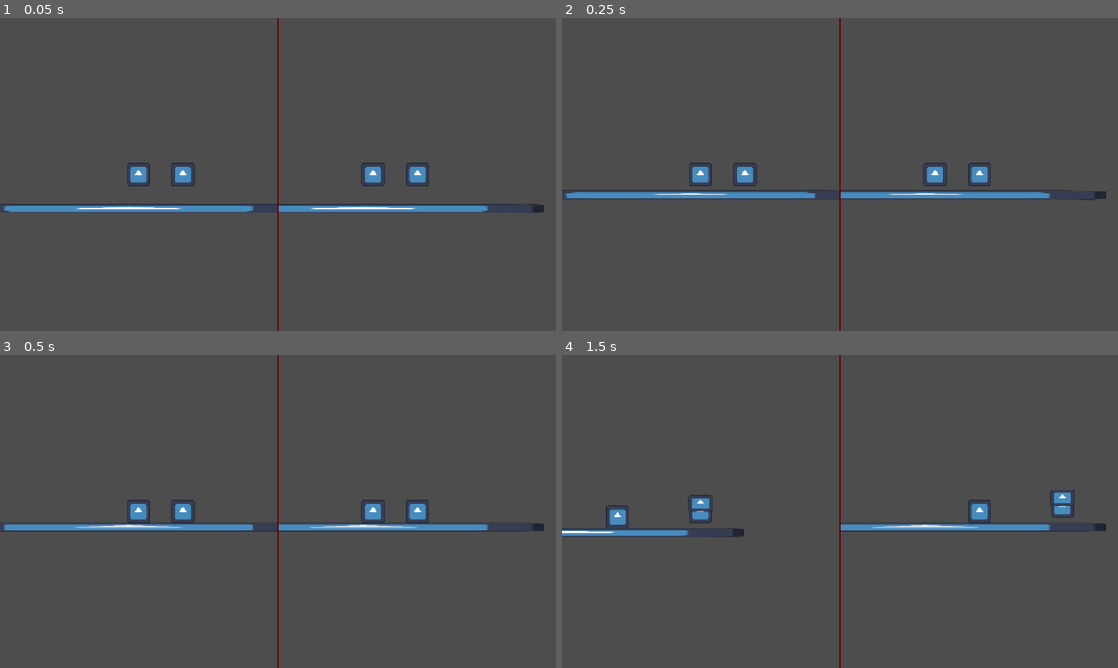
Above: before the commit, frames 1-4 (two rows, left to right).
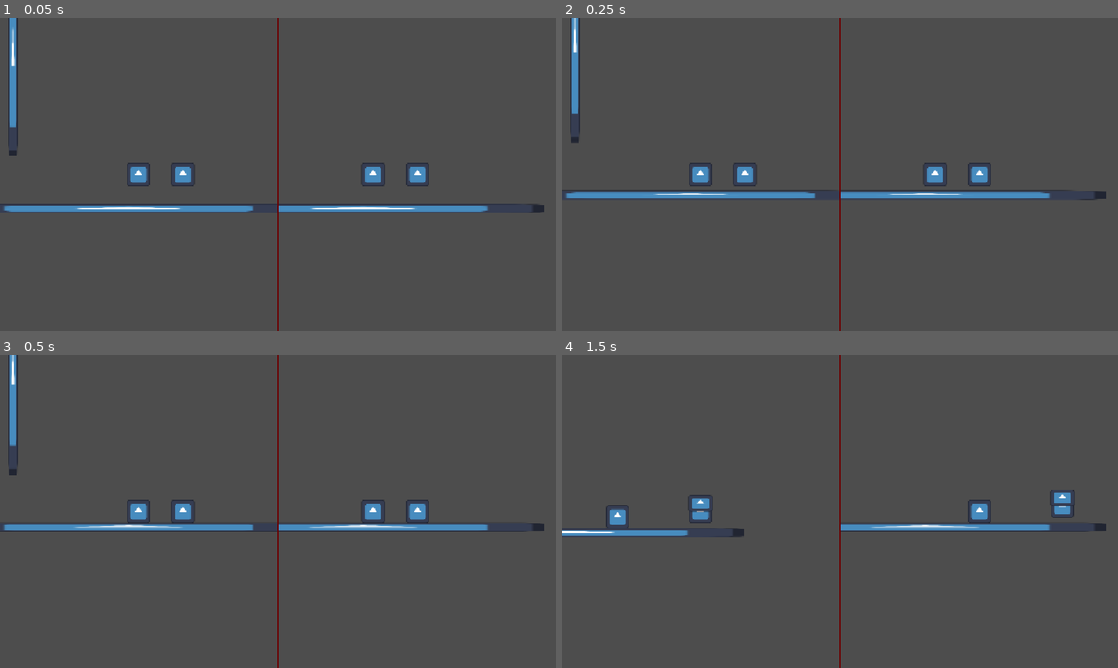
Above: after the commit, the same moments.

Repository: Abaan404/Sask-Game-Jam-Fall-2026
Game: Godot game, scene res://Scenes/HUD/split_screen.tscn
The game is run twice, just before and just after one commit, with the same random seed, the same clock (stepped at 60 frames per second) and the same inputs. The engine's default icon, where the game draws it, is replaced by a stand-in: a white triangle on a blue panel in a dark square.
Inputs:
- Up to frame 1 (0.05 s): no input
- Up to frame 2 (0.25 s): no input
- Up to frame 3 (0.5 s): no input
- Up to frame 4 (1.5 s): hold D (right) from 0.53 s (still down); tap W (up) at 0.6, 0.77, 1.07, 1.35 s

The runs differ from the first frame. In frame 1, 0.7% of the frame differs, in the area x 1-4%, y 0-44%; in frame 2, 0.6%; in frame 3, 0.6%; in frame 4, nothing differs.

Commit message:
added double jump and changed how player works

Diff:
--- /dev/null
+++ b/game-jam-fall-2026/Scenes/Abilities/wall_climb.tscn
@@ -0,0 +1,22 @@
+[gd_scene format=3 uid="uid://jcufhe47v2b3"]
+
+[ext_resource type="Script" uid="uid://cy1tcmqbl16xp" path="res://Scripts/WallClimb.gd" id="1_fyud8"]
+
+[sub_resource type="RectangleShape2D" id="RectangleShape2D_fyud8"]
+size = Vector2(50, 48)
+
+[node name="WallClimb" type="Node2D" unique_id=1718363903 node_paths=PackedStringArray("friction_area")]
+script = ExtResource("1_fyud8")
+friction_area = NodePath("Area2D")
+deccel = 0.0
+wall_bounce = 1.25
+cooldown_time_ms = 0.25
+
+[node name="Area2D" type="Area2D" parent="." unique_id=34357070]
+
+[node name="CollisionShape2D" type="CollisionShape2D" parent="Area2D" unique_id=501270802]
+shape = SubResource("RectangleShape2D_fyud8")
+debug_color = Color(0.35312748, 0.61262715, 0.264221, 0.41960785)
+
+[connection signal="body_entered" from="Area2D" to="." method="_on_area_2d_body_entered"]
+[connection signal="body_exited" from="Area2D" to="." method="_on_area_2d_body_exited"]
--- a/game-jam-fall-2026/Scenes/Levels/test_scene.tscn
+++ b/game-jam-fall-2026/Scenes/Levels/test_scene.tscn
@@ -3,9 +3,13 @@
 [ext_resource type="PackedScene" uid="uid://doop567ni7qgo" path="res://Scenes/Entities/Player.tscn" id="1_sgftv"]
 [ext_resource type="Texture2D" uid="uid://dyx0lyhhja2ga" path="res://Assets/icon.svg" id="2_2u58p"]
 [ext_resource type="PackedScene" uid="uid://cojq50ed4fihc" path="res://Scenes/Abilities/GlidingLeaf.tscn" id="2_dv2c3"]
+[ext_resource type="PackedScene" uid="uid://jcufhe47v2b3" path="res://Scenes/Abilities/wall_climb.tscn" id="3_a1spv"]
 
 [sub_resource type="RectangleShape2D" id="RectangleShape2D_vnn0b"]
 size = Vector2(744, 20)
+
+[sub_resource type="RectangleShape2D" id="RectangleShape2D_yeiif"]
+size = Vector2(20, 386)
 
 [node name="TestScene" type="Node2D" unique_id=1565828327]
 
@@ -15,9 +19,13 @@
 
 [node name="GlidingLeaf" parent="Player" unique_id=2085603314 instance=ExtResource("2_dv2c3")]
 
-[node name="Player2" parent="." unique_id=2085434168 instance=ExtResource("1_sgftv")]
+[node name="Player2" parent="." unique_id=2085434168 node_paths=PackedStringArray("abilities") instance=ExtResource("1_sgftv")]
 position = Vector2(112, -73)
 is_player_2 = true
+abilities = [NodePath("WallClimb")]
+
+[node name="WallClimb" parent="Player2" unique_id=1718363903 instance=ExtResource("3_a1spv")]
+cooldown_time_ms = 0.3
 
 [node name="StaticBody2D" type="StaticBody2D" parent="." unique_id=1178217182]
 
@@ -29,8 +37,26 @@
 scale = Vector2(5.8515625, 0.1484375)
 texture = ExtResource("2_2u58p")
 
-[node name="Sprite2D" type="Sprite2D" parent="." unique_id=1113904712]
-visible = false
-position = Vector2(-112.00003, -228)
-scale = Vector2(14.249999, 9.9375)
+[node name="StaticBody2D2" type="StaticBody2D" parent="." unique_id=353162670]
+position = Vector2(-368, 0)
+
+[node name="CollisionShape2D" type="CollisionShape2D" parent="StaticBody2D2" unique_id=1068044395]
+position = Vector2(0, -183)
+shape = SubResource("RectangleShape2D_yeiif")
+
+[node name="Sprite2D" type="Sprite2D" parent="StaticBody2D2" unique_id=2085540301]
+position = Vector2(-1.001358e-05, -183)
+scale = Vector2(0.15624984, 3.0156248)
 texture = ExtResource("2_2u58p")
+
+[node name="StaticBody2D3" type="StaticBody2D" parent="." unique_id=246716203]
+position = Vector2(-240, -120)
+
+[node name="CollisionShape2D" type="CollisionShape2D" parent="StaticBody2D3" unique_id=1958122223]
+position = Vector2(0, -183)
+shape = SubResource("RectangleShape2D_yeiif")
+
+[node name="Sprite2D" type="Sprite2D" parent="StaticBody2D3" unique_id=1554276693]
+position = Vector2(-1.001358e-05, -183)
+scale = Vector2(0.15624984, 3.0156248)
+texture = ExtResource("2_2u58p")
--- /dev/null
+++ b/game-jam-fall-2026/Scripts/WallClimb.gd
@@ -0,0 +1,71 @@
+extends Ability
+class_name Wallclimb
+
+
+@export var friction_area: Area2D
+@export var deccel: float = 0.2
+@export var wall_bounce: float = 1.5
+
+var is_sliding: bool = false
+var nearby_walls: Array[StaticBody2D]
+
+var jump_dir: int = 0
+
+
+# Called when the node enters the scene tree for the first time.
+func _ready() -> void:
+	pass # Replace with function body.
+
+
+func _physics_process(delta: float) -> void:
+	if !player.is_on_floor() and is_sliding:
+		player.gliding = true
+	else:
+		player.gliding = false
+
+	if is_sliding:
+		player.can_move = false
+		if Input.is_action_just_pressed(player.input_up):
+			trigger()
+
+	if !cooldown:
+		player.can_move = true
+
+
+func start() -> void:
+	get_nearest_wall()
+
+	var jump_vector = Vector2(jump_dir, 1).normalized()
+	jump_vector *= player.jump
+	jump_vector *= wall_bounce
+
+	await player.physics_done
+	player.velocity = jump_vector
+	player.move_and_slide()
+
+
+func get_nearest_wall():
+	var nearest_wall: StaticBody2D
+	for wall in nearby_walls:
+		if nearest_wall == null:
+			nearest_wall = wall
+
+		if player.global_position.distance_to(wall.global_position) < player.global_position.distance_to(nearest_wall.global_position):
+			nearest_wall = wall
+
+	#if nereast wall on left jump_dir = -1, if on right jump_dir = 1, else 0.
+	jump_dir = sign(player.global_position.direction_to(nearest_wall.global_position).x)
+
+
+func _on_area_2d_body_entered(body: Node2D) -> void:
+	if body is StaticBody2D:
+		nearby_walls.append(body)
+		is_sliding = true
+
+
+func _on_area_2d_body_exited(body: Node2D) -> void:
+	if body is StaticBody2D:
+		nearby_walls.erase(body)
+
+		if nearby_walls.is_empty():
+			is_sliding = false
--- a/game-jam-fall-2026/Scripts/player.gd
+++ b/game-jam-fall-2026/Scripts/player.gd
@@ -1,10 +1,14 @@
 extends CharacterBody2D
 class_name Player
+
+signal physics_done
 
 @export var camera_transform: RemoteTransform2D
 
 @export var speed: float = 300.0
 @export var jump: float = -400.0
+
+var can_move: bool = true
 
 @export var jumped: bool = false
 @export var gliding: bool = false
@@ -44,12 +48,15 @@
 	# Get the input direction and handle the movement/deceleration.
 	# As good practice, you should replace UI actions with custom gameplay actions.
 	var direction := Input.get_axis(input_left, input_right)
-	if direction:
-		velocity.x = direction * speed
-	else:
-		velocity.x = move_toward(velocity.x, 0, speed)
+	if can_move:
+		if direction:
+			velocity.x = direction * speed
+		else:
+			velocity.x = move_toward(velocity.x, 0, speed)
 
 	move_and_slide()
+
+	physics_done.emit()
 
 func start_gliding():
 	gliding = true
Not shown, added: game-jam-fall-2026/Scripts/WallClimb.gd.uid
